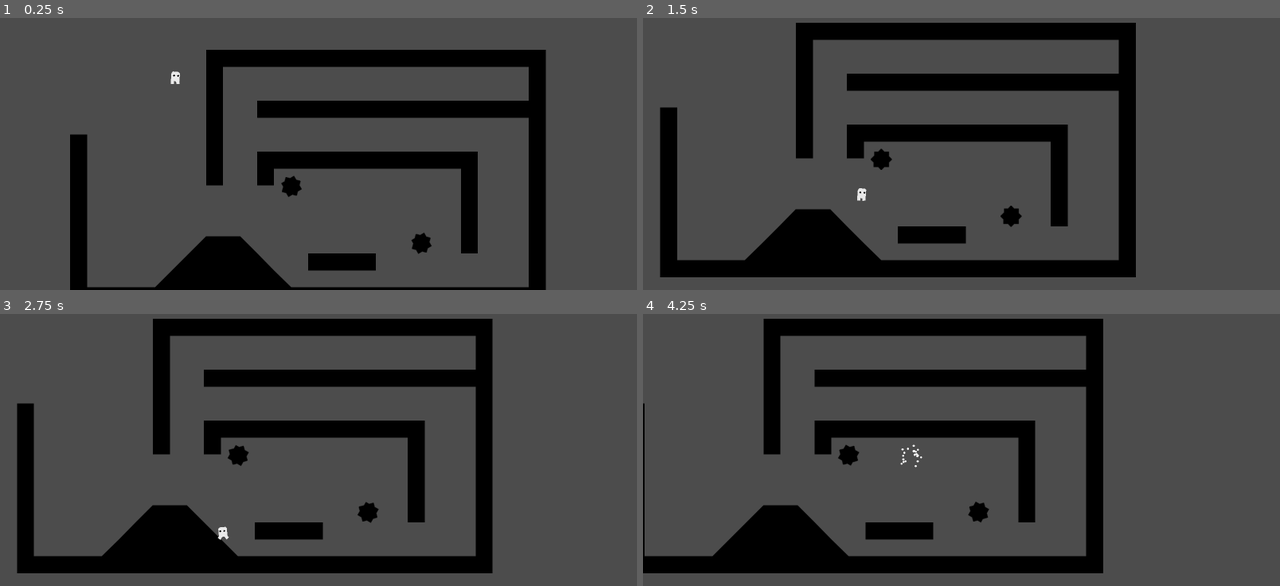
Above: before the commit, frames 1-4 (two rows, left to right).
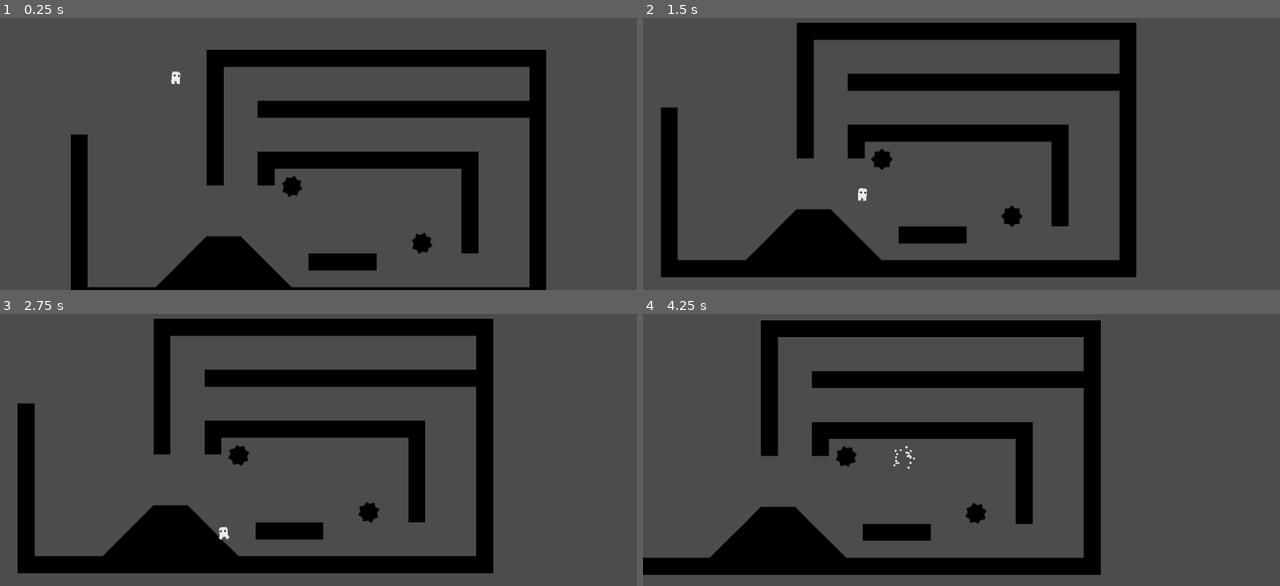
Above: after the commit, the same moments.

Repository: Maigal/gorace
Game: Godot game, scene res://Levels/level_0.tscn
Two runs of this game, one before a commit and one after it. Both use one fixed random seed, a clock stepped at 60 frames per second and the inputs below. This scene is started directly instead of the project's main scene.
Inputs:
- Up to frame 1 (0.25 s): no input
- Up to frame 2 (1.5 s): hold Right (move_right) from 0.53 s (still down); tap Space (jump) at 0.77 s
- Up to frame 3 (2.75 s): tap Space (jump) at 1.52 s; release Right (move_right) at 2.03 s; hold Left (move_left) from 2.03 s (still down)
- Up to frame 4 (4.25 s): release Left (move_left) at 2.78 s; hold Right (move_right) from 2.78 s (still down); tap Space (jump) at 3.02, 3.77 s

The runs differ from the first frame. In frame 1, 0.7% of the frame differs, in the area x 11-86%, y 11-100%; in frame 2, 1.0%; in frame 3, 0.9%; in frame 4, 4.8%, in the area x 0-73%, y 1-96%.

Commit message:
screenshake

Diff:
--- a/client/Levels/level_0.tscn
+++ b/client/Levels/level_0.tscn
@@ -82,6 +82,7 @@
 [node name="level_0" type="Node2D" groups=[
 "room",
 ]]
+position = Vector2( 2, 0 )
 script = ExtResource( 3 )
 
 [node name="TileMap" type="TileMap" parent="." groups=[
--- /dev/null
+++ b/client/Misc/ScreenShake.gd
@@ -0,0 +1,45 @@
+extends Node
+
+const TRANS = Tween.TRANS_SINE
+const EASE = Tween.EASE_IN_OUT
+
+var amplitude = 0
+var priority = 0
+
+onready var camera = get_parent()
+
+func start(duration = 0.2, frequency = 15, amplitude = 16, priority = 0):
+	if (priority >= self.priority):
+		self.priority = priority
+		self.amplitude = amplitude
+
+		$Duration.wait_time = duration
+		$Frequency.wait_time = 1 / float(frequency)
+		$Duration.start()
+		$Frequency.start()
+
+		_new_shake()
+
+func _new_shake():
+	var rand = Vector2()
+	rand.x = rand_range(-amplitude, amplitude)
+	rand.y = rand_range(-amplitude, amplitude)
+
+	$ShakeTween.interpolate_property(camera, "offset", camera.offset, rand, $Frequency.wait_time, TRANS, EASE)
+	$ShakeTween.start()
+
+func _reset():
+	$ShakeTween.interpolate_property(camera, "offset", camera.offset, Vector2(), $Frequency.wait_time, TRANS, EASE)
+	$ShakeTween.start()
+
+	priority = 0
+
+
+func _on_Frequency_timeout():
+	amplitude -= 1
+	_new_shake()
+
+
+func _on_Duration_timeout():
+	_reset()
+	$Frequency.stop()
--- /dev/null
+++ b/client/Misc/ScreenShake.tscn
@@ -0,0 +1,14 @@
+[gd_scene load_steps=2 format=2]
+
+[ext_resource path="res://Misc/ScreenShake.gd" type="Script" id=1]
+
+[node name="ScreenShake" type="Node"]
+script = ExtResource( 1 )
+
+[node name="ShakeTween" type="Tween" parent="."]
+
+[node name="Frequency" type="Timer" parent="."]
+
+[node name="Duration" type="Timer" parent="."]
+[connection signal="timeout" from="Frequency" to="." method="_on_Frequency_timeout"]
+[connection signal="timeout" from="Duration" to="." method="_on_Duration_timeout"]
--- a/client/Player.gd
+++ b/client/Player.gd
@@ -160,6 +160,7 @@
 	var xdist =  position.x - trap_position.x
 	var ydist =  position.y - trap_position.y
 	explode(xdir, ydir, xdist, ydist, force)
+	$PlayerCamera/ScreenShake.start(0.5, 40,20, 0)
 
 func explode(dirX, dirY, distX, distY, force):
 	print('dir', dirX, dirY)
--- a/client/Player.tscn
+++ b/client/Player.tscn
@@ -1,10 +1,11 @@
-[gd_scene load_steps=12 format=2]
+[gd_scene load_steps=13 format=2]
 
 [ext_resource path="res://Sprites/Player/body.png" type="Texture" id=1]
 [ext_resource path="res://Sprites/Player/leg.png" type="Texture" id=2]
 [ext_resource path="res://Sprites/Player/eyes.png" type="Texture" id=3]
 [ext_resource path="res://Player.gd" type="Script" id=4]
 [ext_resource path="res://Death/DeathController.tscn" type="PackedScene" id=5]
+[ext_resource path="res://Misc/ScreenShake.tscn" type="PackedScene" id=6]
 
 [sub_resource type="CapsuleShape2D" id=1]
 radius = 11.7051
@@ -579,3 +580,5 @@
 drag_margin_right = 1.0
 drag_margin_bottom = 1.0
 editor_draw_limits = true
+
+[node name="ScreenShake" parent="PlayerCamera" instance=ExtResource( 6 )]
